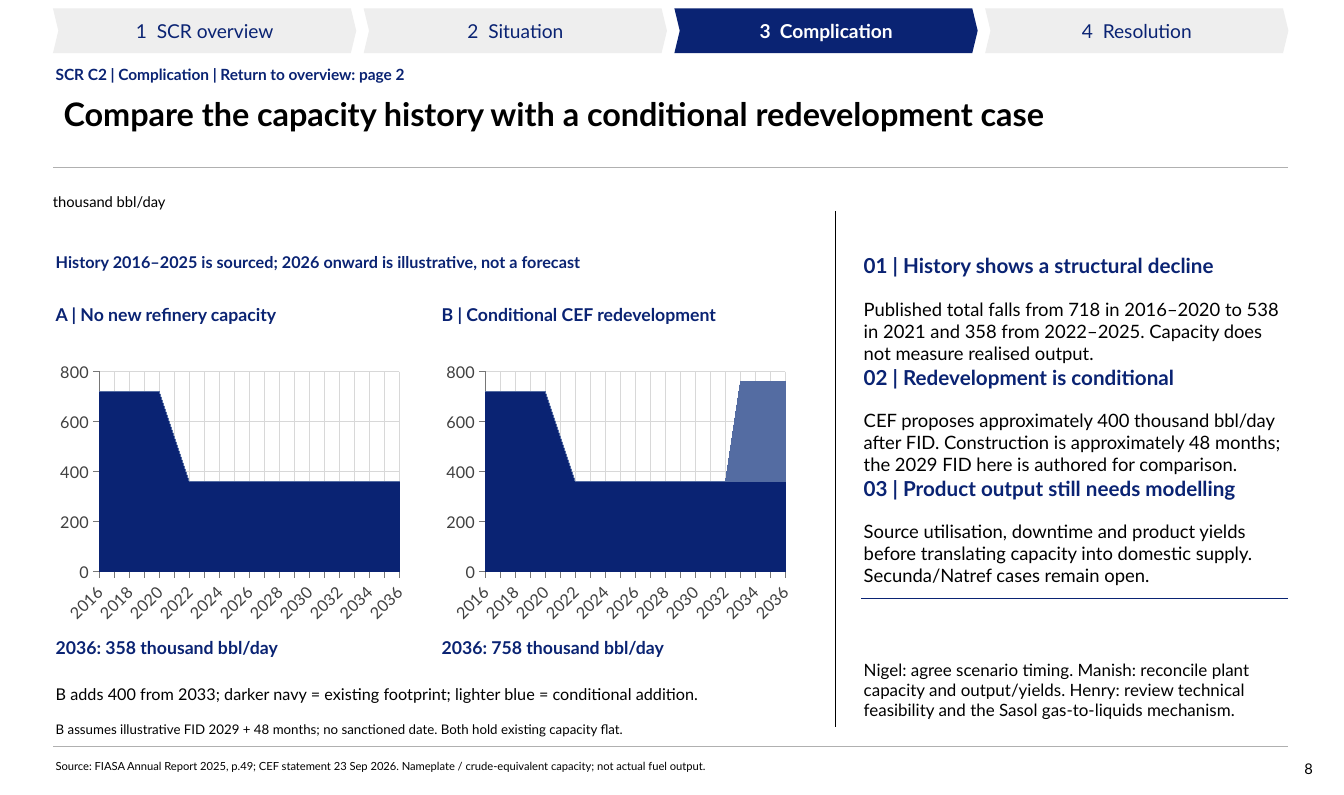
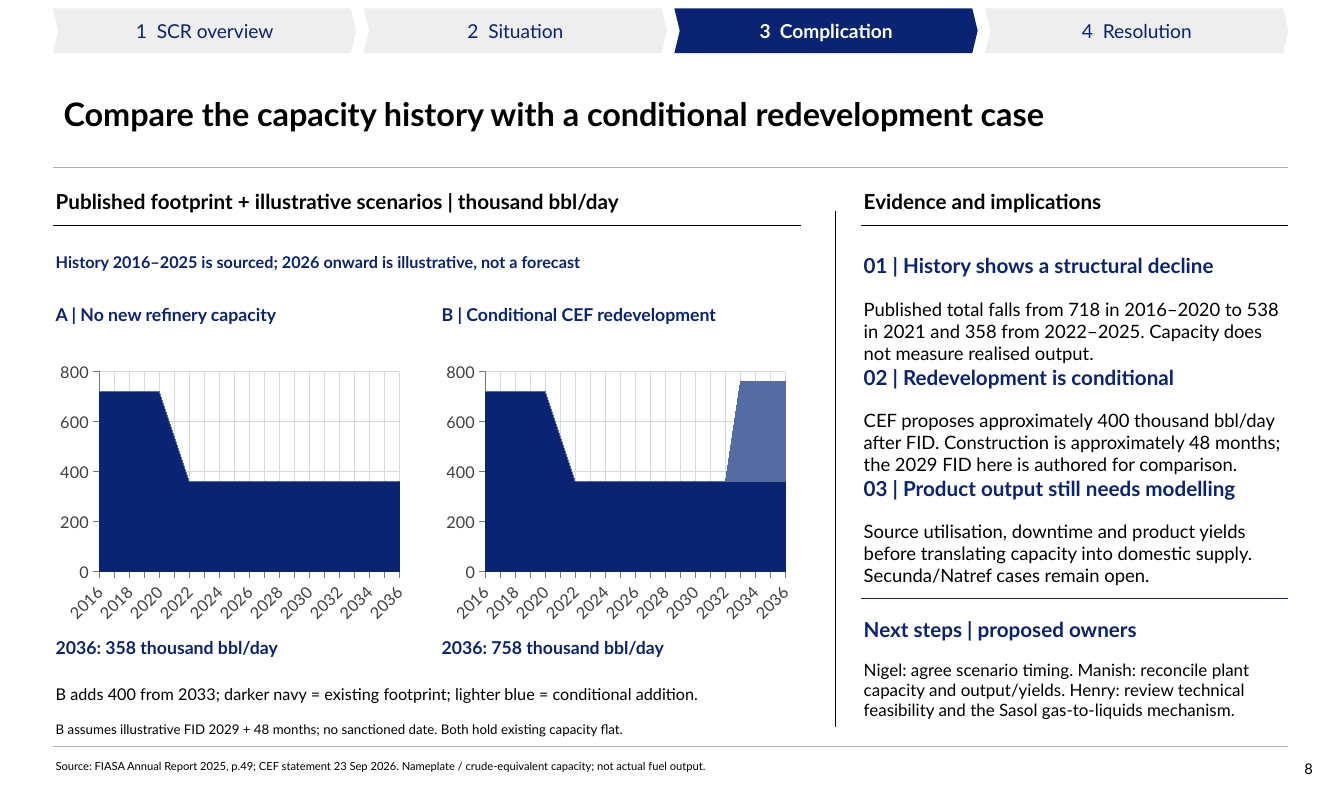
Before and after one commit to Africa-International-Advisors/liquid_fuels_model, a slide deck: slide 8 of pptx/output/delivered/Vopak_Week1_Analytical_Pack_2026_10_06.pptx. Drawn at 1344x795 pixels with LibreOffice and Linux fonts; fonts in the diff are those of the drawing; background and template pictures are left out. Boxes give left, top, right and bottom in pixels: in the first picture for what was removed or moved away, otherwise in the second. Text is boxed around its words. In the diff, an @@ line names an element or a change of style, - is before the commit and + after.

```diff
--- a/pptx/output/delivered/Vopak_Week1_Analytical_Pack_2026_10_06.pptx
+++ b/pptx/output/delivered/Vopak_Week1_Analytical_Pack_2026_10_06.pptx
@@ text removed at [56, 68, 405, 83] @@
-SCR C2 | Complication | Return to overview: page 2
@@ text at [56, 193, 619, 213]: text changed; size 10 to 14 pt; bold on @@
-thousand bbl/day
+Published footprint + illustrative scenarios | thousand bbl/day
@@ text added at [864, 193, 1101, 213], 14 pt, text #000000, bold @@
+Evidence and implications
@@ line added from (53, 226) to (801, 226), #000000 0.55 pt @@
@@ line added from (861, 226) to (1289, 226), #000000 0.55 pt @@
@@ text added at [864, 621, 1137, 641], 14 pt, text #0A2373, bold @@
+Next steps | proposed owners
```
Also in this commit, not shown: 13 other slides changed, 7 other files.
